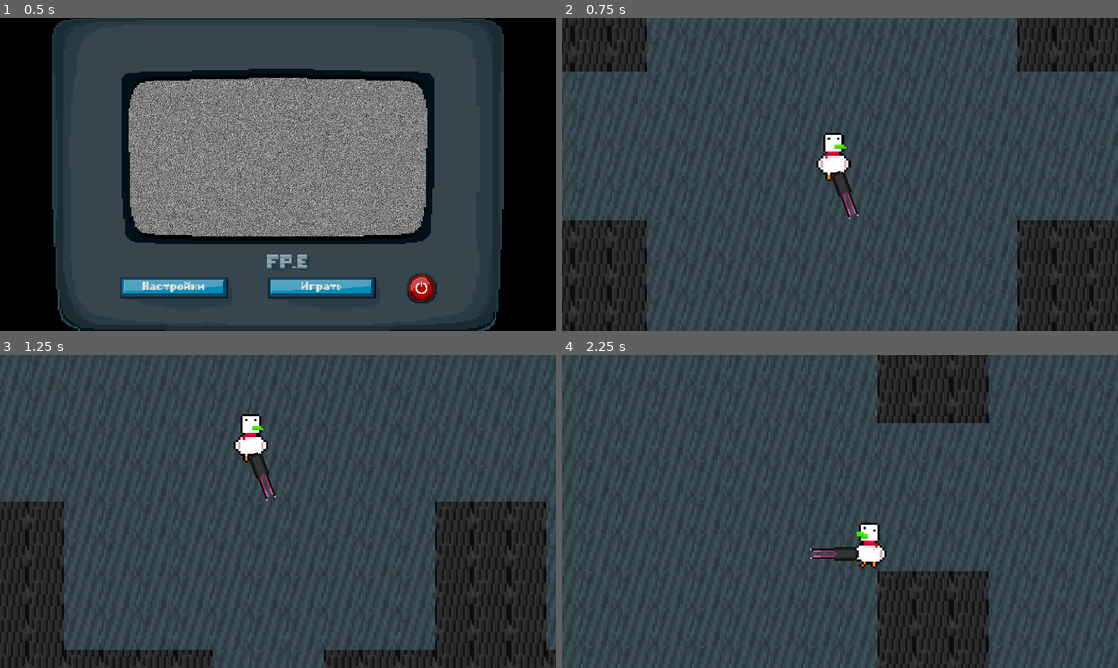
Above: before the commit, frames 1-4 (two rows, left to right).
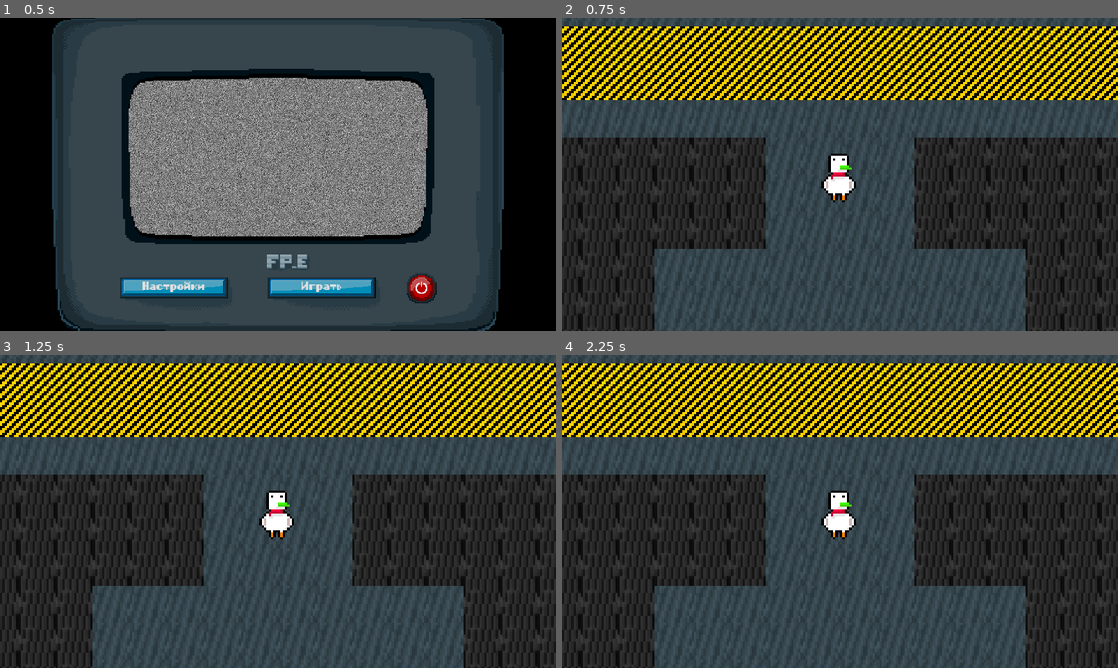
Above: after the commit, the same moments.

Repository: infdev9/noname
Game: Godot game, scene res://scenes/menu.tscn
Same seed, same stepped clock (60 frames per second), same inputs: the game is played once before the commit and once after it.
Inputs (mouse positions are in pixels of both pictures, inside the frame that each line leads up to):
- Up to frame 1 (0.5 s): no input
- Up to frame 2 (0.75 s): click "Играть" at 0.5 s
- Up to frame 3 (1.25 s): no input
- Up to frame 4 (2.25 s): move the mouse to (962, 495) at 1.27 s; hold D (right) 1.28-2.03 s; click (962, 495) at 1.35 s; move the mouse to (728, 527) at 2.02 s; hold S (down) from 2.03 s (still down); click (728, 527) at 2.1 s

Frame 1 is identical in both runs. In frame 2, 53% of the frame differs, in the area x 0-100%, y 0-100%; in frame 3, 52%; in frame 4, 64%.
Error after the commit: Parse Error: Unexpected "Indent" in class body. (res://scripts/prefabs/character.gd:105)

Commit message:
added base weapon and bullet logic

Diff:
--- /dev/null
+++ b/prefabs/Character.tscn
@@ -0,0 +1,78 @@
+[gd_scene load_steps=10 format=3 uid="uid://xcfo8v164ic6"]
+
+[ext_resource type="Script" path="res://scripts/prefabs/character.gd" id="1_dtm0u"]
+[ext_resource type="SpriteFrames" uid="uid://duh6cnqu28pld" path="res://resources/animations/AnimatedSprite2D/duck.tres" id="1_wjyu6"]
+[ext_resource type="Texture2D" uid="uid://cqpstckyxih2l" path="res://assets/sprites/weapons/plasmaSniper.png" id="2_48m3l"]
+[ext_resource type="Texture2D" uid="uid://6sqj67llme6m" path="res://assets/sprites/weapons/plasmaRifle.png" id="3_exc3r"]
+[ext_resource type="Texture2D" uid="uid://t20oc4xb3u21" path="res://assets/sprites/weapons/plasmaShotgun.png" id="4_wsxeq"]
+[ext_resource type="AnimationLibrary" uid="uid://2kf2nyatiu40" path="res://resources/animations/player_movement.res" id="5_gqhw0"]
+
+[sub_resource type="RectangleShape2D" id="RectangleShape2D_eagb5"]
+size = Vector2(60, 84)
+
+[sub_resource type="Animation" id="Animation_gx77m"]
+length = 0.001
+tracks/0/type = "value"
+tracks/0/imported = false
+tracks/0/enabled = true
+tracks/0/path = NodePath("Sprite:rotation")
+tracks/0/interp = 1
+tracks/0/loop_wrap = true
+tracks/0/keys = {
+"times": PackedFloat32Array(0),
+"transitions": PackedFloat32Array(1),
+"update": 0,
+"values": [0.0]
+}
+
+[sub_resource type="AnimationLibrary" id="AnimationLibrary_iox2t"]
+_data = {
+"RESET": SubResource("Animation_gx77m")
+}
+
+[node name="Character" type="CharacterBody2D"]
+collision_layer = 2
+script = ExtResource("1_dtm0u")
+
+[node name="CollisionShape2D" type="CollisionShape2D" parent="."]
+position = Vector2(-2, 6)
+shape = SubResource("RectangleShape2D_eagb5")
+
+[node name="Sprite" type="AnimatedSprite2D" parent="."]
+unique_name_in_owner = true
+scale = Vector2(0.25, 0.25)
+sprite_frames = ExtResource("1_wjyu6")
+animation = &"walk_up"
+autoplay = "idle"
+
+[node name="DeathParticles" type="GPUParticles2D" parent="."]
+editor_description = "VIP"
+visible = false
+
+[node name="Sniper" type="Sprite2D" parent="."]
+visible = false
+position = Vector2(0, 12)
+scale = Vector2(0.75, 0.75)
+texture = ExtResource("2_48m3l")
+offset = Vector2(84, 0)
+
+[node name="Rifle" type="Sprite2D" parent="."]
+visible = false
+position = Vector2(0, 12)
+scale = Vector2(0.75, 0.75)
+texture = ExtResource("3_exc3r")
+offset = Vector2(84, 0)
+
+[node name="Shotgun" type="Sprite2D" parent="."]
+visible = false
+position = Vector2(0, 12)
+scale = Vector2(0.75, 0.75)
+texture = ExtResource("4_wsxeq")
+offset = Vector2(84, 0)
+
+[node name="AnimationPlayer" type="AnimationPlayer" parent="."]
+unique_name_in_owner = true
+libraries = {
+"": SubResource("AnimationLibrary_iox2t"),
+"player_movement": ExtResource("5_gqhw0")
+}
--- /dev/null
+++ b/prefabs/Weapons/Bullet.tscn
@@ -0,0 +1,24 @@
+[gd_scene load_steps=4 format=3 uid="uid://b5vxbnoa85el5"]
+
+[ext_resource type="Script" path="res://scripts/prefabs/weapons/bullet.gd" id="1_l0qto"]
+[ext_resource type="Texture2D" uid="uid://dp2wsf8vg0g0b" path="res://assets/sprites/weapons/friendlyBullet.png" id="2_n8s7e"]
+
+[sub_resource type="CircleShape2D" id="CircleShape2D_r6rk0"]
+radius = 4.0
+
+[node name="Bullet" type="RigidBody2D"]
+collision_layer = 8
+collision_mask = 3
+script = ExtResource("1_l0qto")
+
+[node name="CollisionShape2D" type="CollisionShape2D" parent="."]
+shape = SubResource("CircleShape2D_r6rk0")
+
+[node name="Sprite" type="Sprite2D" parent="."]
+texture = ExtResource("2_n8s7e")
+
+[node name="LifeTimer" type="Timer" parent="."]
+wait_time = 6.0
+one_shot = true
+
+[connection signal="body_entered" from="." to="." method="_on_body_entered"]
--- /dev/null
+++ b/prefabs/Weapons/Rifle.tscn
@@ -0,0 +1,7 @@
+[gd_scene load_steps=3 format=3 uid="uid://c6gmjq1fbiqte"]
+
+[ext_resource type="PackedScene" uid="uid://byw6urgp0aexf" path="res://prefabs/Weapons/Weapon.tscn" id="1_r8l8j"]
+[ext_resource type="Script" path="res://scripts/prefabs/weapons/rifle.gd" id="2_0hasi"]
+
+[node name="Rifle" instance=ExtResource("1_r8l8j")]
+script = ExtResource("2_0hasi")
--- /dev/null
+++ b/prefabs/Weapons/Weapon.tscn
@@ -0,0 +1,33 @@
+[gd_scene load_steps=3 format=3 uid="uid://byw6urgp0aexf"]
+
+[ext_resource type="Texture2D" uid="uid://cqpstckyxih2l" path="res://assets/sprites/weapons/plasmaSniper.png" id="1_nj4qs"]
+[ext_resource type="Script" path="res://scripts/prefabs/weapons/weapon.gd" id="2_aocn7"]
+
+[node name="Weapon" type="Sprite2D"]
+texture = ExtResource("1_nj4qs")
+offset = Vector2(84, 0)
+script = ExtResource("2_aocn7")
+
+[node name="Cooldown" type="Timer" parent="."]
+unique_name_in_owner = true
+process_callback = 0
+autostart = true
+
+[node name="Reload" type="Timer" parent="."]
+unique_name_in_owner = true
+
+[node name="Label" type="Label" parent="."]
+offset_left = 283.0
+offset_top = 84.0
+offset_right = 398.0
+offset_bottom = 110.0
+text = "Ammo: 10"
+
+[node name="Label2" type="Label" parent="."]
+offset_left = 283.0
+offset_top = 116.0
+offset_right = 398.0
+offset_bottom = 142.0
+text = "Magazines: 10"
+
+[node name="Bullets" type="Node" parent="."]
--- a/prefabs/player.tscn
+++ b/prefabs/player.tscn
@@ -1,83 +1,8 @@
-[gd_scene load_steps=10 format=3 uid="uid://dy8lsqwd8gaip"]
+[gd_scene load_steps=3 format=3 uid="uid://b8ociykjwi5wk"]
 
-[ext_resource type="Script" path="res://scripts/prefabs/player.gd" id="1_1w5mm"]
-[ext_resource type="SpriteFrames" uid="uid://duh6cnqu28pld" path="res://resources/animations/AnimatedSprite2D/duck.tres" id="2_rob4n"]
-[ext_resource type="AnimationLibrary" uid="uid://2kf2nyatiu40" path="res://resources/animations/player_movement.res" id="3_4sqro"]
-[ext_resource type="Texture2D" uid="uid://cqpstckyxih2l" path="res://assets/sprites/weapons/plasmaSniper.png" id="4_btyo0"]
-[ext_resource type="Texture2D" uid="uid://6sqj67llme6m" path="res://assets/sprites/weapons/plasmaRifle.png" id="5_0f1ln"]
-[ext_resource type="Texture2D" uid="uid://t20oc4xb3u21" path="res://assets/sprites/weapons/plasmaShotgun.png" id="6_aa7bs"]
+[ext_resource type="PackedScene" uid="uid://xcfo8v164ic6" path="res://prefabs/Character.tscn" id="1_p0nv0"]
+[ext_resource type="Script" path="res://scripts/prefabs/player.gd" id="2_80uec"]
 
-[sub_resource type="RectangleShape2D" id="RectangleShape2D_3ay0p"]
-size = Vector2(120, 168)
-
-[sub_resource type="Animation" id="Animation_gx77m"]
-length = 0.001
-tracks/0/type = "value"
-tracks/0/imported = false
-tracks/0/enabled = true
-tracks/0/path = NodePath("Sprite:rotation")
-tracks/0/interp = 1
-tracks/0/loop_wrap = true
-tracks/0/keys = {
-"times": PackedFloat32Array(0),
-"transitions": PackedFloat32Array(1),
-"update": 0,
-"values": [0.0]
-}
-
-[sub_resource type="AnimationLibrary" id="AnimationLibrary_iox2t"]
-_data = {
-"RESET": SubResource("Animation_gx77m")
-}
-
-[node name="Player" type="CharacterBody2D"]
-z_index = 1
-position = Vector2(0, 1)
-motion_mode = 1
-script = ExtResource("1_1w5mm")
-weapon = "Shotgun"
-
-[node name="CollisionShape2D" type="CollisionShape2D" parent="."]
-position = Vector2(4, 12)
-shape = SubResource("RectangleShape2D_3ay0p")
-
-[node name="Sprite" type="AnimatedSprite2D" parent="."]
-unique_name_in_owner = true
-position = Vector2(8, 0)
-scale = Vector2(0.5, 0.5)
-sprite_frames = ExtResource("2_rob4n")
-animation = &"walk_up"
-autoplay = "idle"
-
-[node name="DeathParticles" type="GPUParticles2D" parent="."]
-editor_description = "VIP"
-visible = false
-position = Vector2(0, 1)
-
-[node name="AnimationPlayer" type="AnimationPlayer" parent="."]
-unique_name_in_owner = true
-libraries = {
-"": SubResource("AnimationLibrary_iox2t"),
-"player_movement": ExtResource("3_4sqro")
-}
-
-[node name="Sniper" type="Sprite2D" parent="."]
-visible = false
-position = Vector2(6, 35)
-scale = Vector2(1.5, 1.5)
-texture = ExtResource("4_btyo0")
-offset = Vector2(84, 0)
-
-[node name="Rifle" type="Sprite2D" parent="."]
-visible = false
-position = Vector2(6, 35)
-scale = Vector2(1.5, 1.5)
-texture = ExtResource("5_0f1ln")
-offset = Vector2(84, 0)
-
-[node name="Shotgun" type="Sprite2D" parent="."]
-visible = false
-position = Vector2(6, 35)
-scale = Vector2(1.5, 1.5)
-texture = ExtResource("6_aa7bs")
-offset = Vector2(84, 0)
+[node name="Player" instance=ExtResource("1_p0nv0")]
+collision_layer = 4
+script = ExtResource("2_80uec")
--- a/project.godot
+++ b/project.godot
@@ -11,7 +11,7 @@
 [application]
 
 config/name="potom_pridumaem"
-run/main_scene="res://scenes/menu.tscn"
+run/main_scene="res://scenes/Menu.tscn"
 config/features=PackedStringArray("4.0", "GL Compatibility")
 config/icon="res://icon.svg"
 
@@ -79,15 +79,19 @@
 , Object(InputEventKey,"resource_local_to_scene":false,"resource_name":"","device":-1,"window_id":0,"alt_pressed":false,"shift_pressed":false,"ctrl_pressed":false,"meta_pressed":false,"pressed":false,"keycode":0,"physical_keycode":4194321,"key_label":0,"unicode":0,"echo":false,"script":null)
 ]
 }
+shoot={
+"deadzone": 0.5,
+"events": [Object(InputEventMouseButton,"resource_local_to_scene":false,"resource_name":"","device":-1,"window_id":0,"alt_pressed":false,"shift_pressed":false,"ctrl_pressed":false,"meta_pressed":false,"button_mask":0,"position":Vector2(0, 0),"global_position":Vector2(0, 0),"factor":1.0,"button_index":1,"pressed":false,"double_click":false,"script":null)
+]
+}
 
 [layer_names]
 
 2d_physics/layer_1="world"
-2d_physics/layer_2="player"
-2d_physics/layer_3="bullets"
-2d_physics/layer_4="boosts"
-2d_physics/layer_5="interactable"
-2d_physics/layer_6="breakable"
+2d_physics/layer_2="character"
+2d_physics/layer_3="player"
+2d_physics/layer_4="bullets"
+2d_physics/layer_5="boosts"
 
 [rendering]
 
--- a/scenes/game.tscn
+++ b/scenes/game.tscn
@@ -1,11 +1,12 @@
 [gd_scene load_steps=6 format=3 uid="uid://cgtjy28iyvnxu"]
 
-[ext_resource type="Texture2D" uid="uid://u21o5xhao4rw" path="res://assets/sprites/tilesets/default.png" id="1_06pdp"]
-[ext_resource type="PackedScene" uid="uid://dy8lsqwd8gaip" path="res://prefabs/player.tscn" id="1_p7vv5"]
-[ext_resource type="Script" path="res://scripts/camera.gd" id="3_nj5wd"]
+[ext_resource type="Texture2D" uid="uid://u21o5xhao4rw" path="res://assets/sprites/tilesets/default.png" id="1_nx388"]
+[ext_resource type="PackedScene" uid="uid://b8ociykjwi5wk" path="res://prefabs/Player.tscn" id="2_dsq26"]
+[ext_resource type="Script" path="res://scripts/camera.gd" id="3_f1asp"]
 
 [sub_resource type="TileSetAtlasSource" id="TileSetAtlasSource_i1ieo"]
-texture = ExtResource("1_06pdp")
+texture = ExtResource("1_nx388")
+separation = Vector2i(1, 1)
 texture_region_size = Vector2i(64, 64)
 use_texture_padding = false
 0:0/0 = 0
@@ -15,12 +16,6 @@
 1:0/0/physics_layer_0/linear_velocity = Vector2(0, 0)
 1:0/0/physics_layer_0/angular_velocity = 0.0
 1:0/0/physics_layer_0/polygon_0/points = PackedVector2Array(-32, -32, 32, -32, 32, 32, -32, 32)
-2:0/0 = 0
-2:0/0/physics_layer_0/linear_velocity = Vector2(0, 0)
-2:0/0/physics_layer_0/angular_velocity = 0.0
-2:1/0 = 0
-2:1/0/physics_layer_0/linear_velocity = Vector2(0, 0)
-2:1/0/physics_layer_0/angular_velocity = 0.0
 1:1/0 = 0
 1:1/0/physics_layer_0/linear_velocity = Vector2(0, 0)
 1:1/0/physics_layer_0/angular_velocity = 0.0
@@ -29,6 +24,12 @@
 0:1/0/physics_layer_0/linear_velocity = Vector2(0, 0)
 0:1/0/physics_layer_0/angular_velocity = 0.0
 0:1/0/physics_layer_0/polygon_0/points = PackedVector2Array(-32, -32, 32, -32, 32, 32, -32, 32)
+2:0/0 = 0
+2:0/0/physics_layer_0/linear_velocity = Vector2(0, 0)
+2:0/0/physics_layer_0/angular_velocity = 0.0
+2:1/0 = 0
+2:1/0/physics_layer_0/linear_velocity = Vector2(0, 0)
+2:1/0/physics_layer_0/angular_velocity = 0.0
 
 [sub_resource type="TileSet" id="TileSet_vtk6m"]
 tile_size = Vector2i(64, 64)
@@ -43,11 +44,12 @@
 format = 2
 layer_0/tile_data = PackedInt32Array(65536, 65537, 0, 131072, 65537, 0, 196608, 65537, 0, 262144, 65537, 0, 327680, 655 …(53081 unchanged characters)…
 
-[node name="Player" parent="." instance=ExtResource("1_p7vv5")]
+[node name="Player" parent="." instance=ExtResource("2_dsq26")]
 unique_name_in_owner = true
-position = Vector2(960, 525)
-scale = Vector2(0.5, 0.5)
-weapon = "Rifle"
+position = Vector2(960, 0)
+collision_layer = 1
+skin = "Plankton"
+weapon = "Shotgun"
 
 [node name="Camera" type="Camera2D" parent="."]
 zoom = Vector2(2, 2)
--- a/scenes/menu.tscn
+++ b/scenes/menu.tscn
@@ -1,15 +1,15 @@
 [gd_scene load_steps=14 format=3 uid="uid://cjjnbpmhj114o"]
 
-[ext_resource type="Script" path="res://scripts/ui/menu.gd" id="1_c1txc"]
-[ext_resource type="Texture2D" uid="uid://b24hwytdvci7s" path="res://assets/sprites/ui/tv.png" id="2_033q5"]
-[ext_resource type="Script" path="res://scripts/ui/glitch.gd" id="3_on8ww"]
-[ext_resource type="FontFile" uid="uid://ctyrtv8lxstyl" path="res://assets/fonts/font.ttf" id="4_h2am2"]
-[ext_resource type="Texture2D" uid="uid://ckb1ru2884bkj" path="res://assets/sprites/ui/buttons/button.png" id="4_lt06i"]
-[ext_resource type="Texture2D" uid="uid://dy8kfygm1pxak" path="res://assets/sprites/ui/glitch/settings1.png" id="4_quodf"]
-[ext_resource type="Texture2D" uid="uid://dk5vnoubomke0" path="res://assets/sprites/ui/glitch/settings2.png" id="5_3r4td"]
-[ext_resource type="Texture2D" uid="uid://bl64si6up3eau" path="res://assets/sprites/ui/buttons/exitbutton.png" id="6_3ogsk"]
-[ext_resource type="Texture2D" uid="uid://bf5gn7q7u2tsv" path="res://assets/sprites/ui/glitch/settings3.png" id="6_j8387"]
-[ext_resource type="Texture2D" uid="uid://cpc378l4w63dc" path="res://assets/sprites/ui/buttons/exitbutton_hover.png" id="7_jfmu5"]
+[ext_resource type="Script" path="res://scripts/ui/menu.gd" id="1_popii"]
+[ext_resource type="Texture2D" uid="uid://b24hwytdvci7s" path="res://assets/sprites/ui/tv.png" id="2_iwm4q"]
+[ext_resource type="Script" path="res://scripts/ui/glitch.gd" id="3_76mhd"]
+[ext_resource type="Texture2D" uid="uid://dy8kfygm1pxak" path="res://assets/sprites/ui/glitch/settings1.png" id="4_huirc"]
+[ext_resource type="Texture2D" uid="uid://dk5vnoubomke0" path="res://assets/sprites/ui/glitch/settings2.png" id="5_d1n6l"]
+[ext_resource type="Texture2D" uid="uid://bf5gn7q7u2tsv" path="res://assets/sprites/ui/glitch/settings3.png" id="6_yiej0"]
+[ext_resource type="Texture2D" uid="uid://ckb1ru2884bkj" path="res://assets/sprites/ui/buttons/button.png" id="7_7k0jo"]
+[ext_resource type="FontFile" uid="uid://ctyrtv8lxstyl" path="res://assets/fonts/font.ttf" id="8_yo6kf"]
+[ext_resource type="Texture2D" uid="uid://bl64si6up3eau" path="res://assets/sprites/ui/buttons/exitbutton.png" id="9_mg36j"]
+[ext_resource type="Texture2D" uid="uid://cpc378l4w63dc" path="res://assets/sprites/ui/buttons/exitbutton_hover.png" id="10_880bl"]
 
 [sub_resource type="FastNoiseLite" id="FastNoiseLite_uiqju"]
 noise_type = 3
--- a/scripts/GLOBAL.gd
+++ b/scripts/GLOBAL.gd
@@ -6,9 +6,9 @@
 const CAMERA_ANGLE: int = 45
 
 const SCENES: Dictionary = {
-	"MENU": "res://scenes/menu.tscn",
-	"LOBBY": "res://scenes/lobby.tscn",
-	"GAME": "res://scenes/game.tscn",
+	"MENU": "res://scenes/Menu.tscn",
+	"LOBBY": "res://scenes/Lobby.tscn",
+	"GAME": "res://scenes/Game.tscn",
 }
 
 const ACTIONS: Dictionary = {
@@ -16,6 +16,7 @@
 	"DOWN": "down",
 	"LEFT": "left",
 	"RIGHT": "right",
+	"SHOOT": "shoot",
 }
 
 const CAMERA_ANGLES: Dictionary = {
@@ -24,3 +25,12 @@
 	"DOWN_RIGHT": 90 - CAMERA_ANGLE,
 	"DOWN_LEFT": 180 - CAMERA_ANGLE,
 }
+
+enum COLLISION_LAYERS {
+	NONE,
+	WORLD,
+	CHARACTER,
+	PLAYER,
+	BULLETS,
+	BOOSTS,
+}
--- a/scripts/camera.gd
+++ b/scripts/camera.gd
@@ -2,14 +2,14 @@
 
 
 var target_pos := Vector2.ZERO
-var tween: Tween
+
+@onready var tween := create_tween() as Tween
 
 
 func _ready() -> void:
 	set_global_position(%Player.get_global_position())
 	reset_smoothing()
 	target_pos = %Player.get_global_position()
-	tween = create_tween()
 
 
 func _physics_process(_delta: float) -> void:
--- /dev/null
+++ b/scripts/prefabs/character.gd
@@ -0,0 +1,106 @@
+class_name Character
+extends CharacterBody2D
+
+
+@export_enum("Duck", "Plankton") var skin: String = "Duck"
+@export_enum("Sniper", "Rifle", "Shotgun") var weapon: String = "Sniper"
+
+enum States {
+	IDLE,
+	WALK,
+	DEATH,
+	RESPAWNING,
+}
+
+enum Looking {
+	UP,
+	LEFT,
+	RIGHT,
+	DOWN,
+}
+
+var current_state := States.IDLE
+var current_look := Looking.DOWN
+
+var weapon_node: Sprite2D
+
+
+func _enter_tree() -> void:
+	match skin:
+		"Duck":
+			%Sprite.set_sprite_frames(load("res://resources/animations/AnimatedSprite2D/duck.tres"))
+		"Plankton":
+			%Sprite.set_sprite_frames(load("res://resources/animations/AnimatedSprite2D/plankton.tres"))
+
+	match weapon:
+		"Sniper":
+			weapon_node = $Sniper
+		"Rifle":
+			weapon_node = $Rifle
+		"Shotgun":
+			weapon_node = $Shotgun
+	weapon_node.show()
+
+
+func _physics_process(_delta: float) -> void:
+	if velocity == Vector2.ZERO:
+		change_state(States.IDLE)
+	else:
+		change_state(States.WALK)
+
+	move_and_slide()
+
+
+func change_state(state: States) -> void:
+	current_state = state
+	update_animation()
+
+
+func change_looking(direction: Looking) -> void:
+	current_look = direction
+	update_animation()
+
+
+func update_animation() -> void:
+	match current_state:
+		States.IDLE:
+			if current_look == Looking.UP:
+				%AnimationPlayer.play("player_movement/idle_up")
+			else:
+				%AnimationPlayer.play("player_movement/idle")
+				flip_sprite()
+
+		States.WALK:
+			if current_look == Looking.UP:
+				%AnimationPlayer.play("player_movement/walk_up")
+			else:
+				%AnimationPlayer.play("player_movement/walk_h")
+				flip_sprite()
+
+
+func flip_sprite() -> void:
+	if current_look == Looking.LEFT:
+		%Sprite.set_flip_h(true)
+	else:
+		%Sprite.set_flip_h(false)
+
+
+func look_to(angle: float) -> void:
+	if angle > GLOBAL.CAMERA_ANGLES.UP_LEFT and angle < GLOBAL.CAMERA_ANGLES.UP_RIGHT:
+		change_looking(Looking.UP)
+		%Sprite.set_z_index(1)
+	elif angle > GLOBAL.CAMERA_ANGLES.DOWN_RIGHT and angle < GLOBAL.CAMERA_ANGLES.DOWN_LEFT:
+		change_looking(Looking.DOWN)
+		%Sprite.set_z_index(0)
+	elif angle > GLOBAL.CAMERA_ANGLES.UP_RIGHT and angle < GLOBAL.CAMERA_ANGLES.DOWN_RIGHT:
+		change_looking(Looking.RIGHT)
+		%Sprite.set_z_index(0)
+	elif abs(angle) > GLOBAL.CAMERA_ANGLES.DOWN_LEFT:
+		change_looking(Looking.LEFT)
+		%Sprite.set_z_index(0)
+
+	weapon_node.set_rotation_degrees(angle)
+
+
+func kill() -> void:0
+	queue_free()
--- a/scripts/prefabs/player.gd
+++ b/scripts/prefabs/player.gd
@@ -1,47 +1,13 @@
-extends CharacterBody2D
+class_name Player
+extends Character
 
 
-@export_enum("Duck", "Plankton") var skin: String = "Duck"
-@export_enum("Sniper", "Rifle", "Shotgun") var weapon: String = "Sniper"
-
-enum States {
-	IDLE,
-	WALK,
-	DEATH,
-	RESPAWNING,
-}
-
-enum Looking {
-	UP,
-	LEFT,
-	RIGHT,
-	DOWN,
-}
-
-var current_state := States.IDLE
-var current_look := Looking.DOWN
-
-var weapon_node: Sprite2D
+func _physics_process(delta: float) -> void:
+	move_by_input()
+	super(delta)
 
 
-func _enter_tree() -> void:
-	match skin:
-		"Duck":
-			%Sprite.set_sprite_frames(load("res://resources/animations/AnimatedSprite2D/duck.tres"))
-		"Plankton":
-			%Sprite.set_sprite_frames(load("res://resources/animations/AnimatedSprite2D/plankton.tres"))
-
-	match weapon:
-		"Sniper":
-			weapon_node = $Sniper
-		"Rifle":
-			weapon_node = $Rifle
-		"Shotgun":
-			weapon_node = $Shotgun
-	weapon_node.show()
-
-
-func _physics_process(_delta: float) -> void:
+func move_by_input() -> void:
 	var direction := Vector2(Input.get_axis(GLOBAL.ACTIONS.LEFT, GLOBAL.ACTIONS.RIGHT),
 			Input.get_axis(GLOBAL.ACTIONS.UP, GLOBAL.ACTIONS.DOWN))
 	if direction.y:
@@ -52,61 +18,3 @@
 		velocity.x = direction.x * GLOBAL.PLAYER_SPEED
 	else:
 		velocity.x = move_toward(velocity.x, 0, GLOBAL.PLAYER_SPEED)
-
-	if velocity == Vector2.ZERO:
-		change_state(States.IDLE)
-	else:
-		change_state(States.WALK)
-
-	move_and_slide()
-
-
-func change_state(state: States) -> void:
-	current_state = state
-	update_animation()
-
-
-func change_looking(direction: Looking) -> void:
-	current_look = direction
-	update_animation()
-
-
-func update_animation() -> void:
-	match current_state:
-		States.IDLE:
-			if current_look == Looking.UP:
-				%AnimationPlayer.play("player_movement/idle_up")
-			else:
-				%AnimationPlayer.play("player_movement/idle")
-				flip_sprite()
-
-		States.WALK:
-			if current_look == Looking.UP:
-				%AnimationPlayer.play("player_movement/walk_up")
-			else:
-				%AnimationPlayer.play("player_movement/walk_h")
-				flip_sprite()
-
-
-func flip_sprite() -> void:
-	if current_look == Looking.LEFT:
-		%Sprite.set_flip_h(true)
-	else:
-		%Sprite.set_flip_h(false)
-
-
-func look_to(angle: float) -> void:
-	if angle > GLOBAL.CAMERA_ANGLES.UP_LEFT and angle < GLOBAL.CAMERA_ANGLES.UP_RIGHT:
-		change_looking(Looking.UP)
-		%Sprite.set_z_index(1)
-	elif angle > GLOBAL.CAMERA_ANGLES.DOWN_RIGHT and angle < GLOBAL.CAMERA_ANGLES.DOWN_LEFT:
-		change_looking(Looking.DOWN)
-		%Sprite.set_z_index(0)
-	elif angle > GLOBAL.CAMERA_ANGLES.UP_RIGHT and angle < GLOBAL.CAMERA_ANGLES.DOWN_RIGHT:
-		change_looking(Looking.RIGHT)
-		%Sprite.set_z_index(0)
-	elif abs(angle) > GLOBAL.CAMERA_ANGLES.DOWN_LEFT:
-		change_looking(Looking.LEFT)
-		%Sprite.set_z_index(0)
-
-	weapon_node.set_rotation_degrees(angle)
--- /dev/null
+++ b/scripts/prefabs/weapons/bullet.gd
@@ -0,0 +1,28 @@
+class_name Bullet
+extends RigidBody2D
+
+
+var life_time: float
+
+
+func _init(life_time: float) -> void:
+	self.life_time = life_time
+
+
+func _ready() -> void:
+	$LifeTimer.start(life_time)
+
+
+func _on_body_entered(body: CollisionObject2D) -> void:
+	if body.get_collision_layer() == GLOBAL.COLLISION_LAYERS.WORLD:
+		destroy()
+	else:
+		body.kill()
+
+
+func destroy():
+	$CollisionShape2D.set_disabled(true)
+
+	var tween = create_tween()
+	tween.tween_property($Sprite, "modulate:a", 0, 0.4)
+	tween.tween_callback(queue_free)
--- /dev/null
+++ b/scripts/prefabs/weapons/rifle.gd
@@ -0,0 +1,8 @@
+class_name Rifle
+extends Weapon
+
+
+func shoot():
+	if try_spend_ammo(1):
+		rebound()
+		add_child()
--- /dev/null
+++ b/scripts/prefabs/weapons/weapon.gd
@@ -0,0 +1,49 @@
+class_name Weapon
+extends Sprite2D
+
+
+const BASE_OFFSET_X = 84
+
+var cooldown: float = 0.5
+var reload_time: float = 1
+var recoil: float = 0.4
+
+var ammo: int = 9
+var ammo_in_magazine: int = 10
+var max_ammo: int = 100
+
+var tween: Tween
+
+
+func _input(event: InputEvent) -> void:
+	if event.is_action(GLOBAL.ACTIONS.SHOOT):
+		shoot()
+
+
+func shoot() -> void:
+	pass
+
+
+func try_spend_ammo(count: int) -> bool:
+	$Label.text = "Ammo: %s" % ammo
+	$Label2.text = "Max: %s" % max_ammo
+	if count <= ammo:
+		ammo -= count
+		return true
+	else:
+		reload()
+		return false
+
+
+func reload() -> void:
+	ammo = ammo_in_magazine
+	max_ammo -= ammo_in_magazine
+
+
+func rebound() -> void:
+	tween = create_tween()
+	tween.set_trans(Tween.TRANS_CUBIC)
+	tween.set_ease(Tween.EASE_IN_OUT)
+	tween.tween_property(self, "offset:x", BASE_OFFSET_X * recoil, cooldown / 2)
+	tween.tween_property(self, "offset:x", BASE_OFFSET_X, cooldown / 2)
+	tween.tween_callback(tween.kill)
Binary file changed: assets/sprites/tilesets/default.png
Binary file added: assets/sprites/weapons/enemyBullet.png
Not shown, added: assets/sprites/weapons/enemyBullet.png.import
Binary file added: assets/sprites/weapons/friendlyBullet.png
Not shown, added: assets/sprites/weapons/friendlyBullet.png.import
Not shown: 1 places in scenes/game.tscn that only renumber resources
Not shown: 9 places in scenes/menu.tscn that only renumber resources
